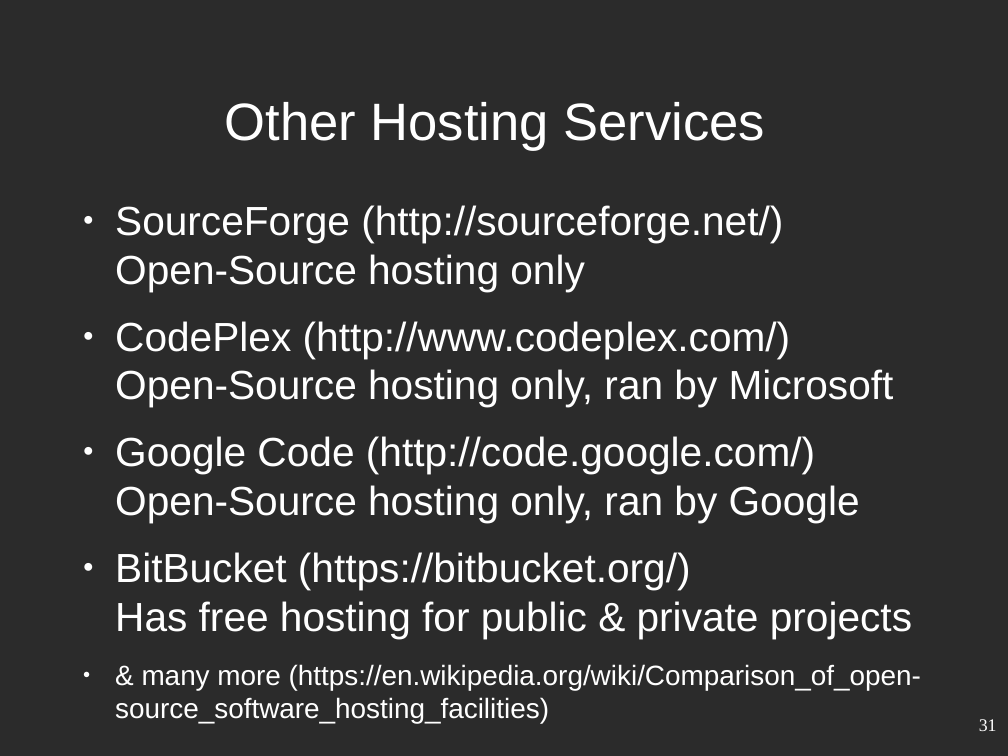
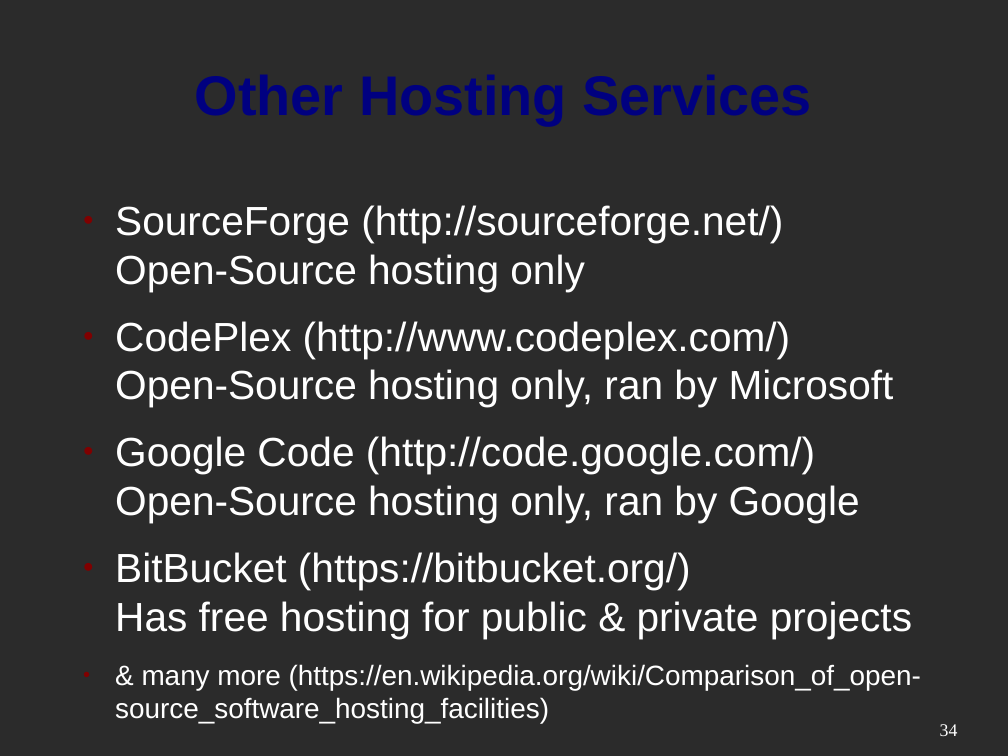
Before and after one commit to mactwist555/CPP-Course, a slide deck: slide 34 of Week 01/Setup - IDE and Source Control.odp (slide 31 before the commit). Drawn at 1008x756 pixels with LibreOffice and Linux fonts; fonts in the diff are those of the drawing; background and template pictures are left out; a plain dark background stands for a picture behind light text. Boxes give left, top, right and bottom in pixels: in the first picture for what was removed or moved away, otherwise in the second. Text is boxed around its words. In the diff, an @@ line names an element or a change of style, - is before the commit and + after.

```diff
--- a/Week 01/Setup - IDE and Source Control.odp
+++ b/Week 01/Setup - IDE and Source Control.odp
@@ title "Other Hosting Services": place and size @@
-title "Other Hosting Services" at box(225, 102, 765, 151)
+title "Other Hosting Services" at box(368, 254, 499, 292)
@@ title "Other Hosting Services" at box(368, 254, 499, 292): size 41.4 to 44 pt, text colour #FFFFFF to #000080, bold on @@
@@ text "SourceForge (http://sourceforge.net/) Open-Source hosting on ..." at box(115, 205, 921, 723): bullet colour #FFFFFF to #800000 @@
@@ page number removed at box(979, 719, 997, 731) @@
-31
@@ page number added at box(940, 724, 958, 736), 14 pt, text #FFFFFF @@
+34
```
Also in this commit, not shown: 30 other slides changed, 4 slides added, 1 slide removed.
